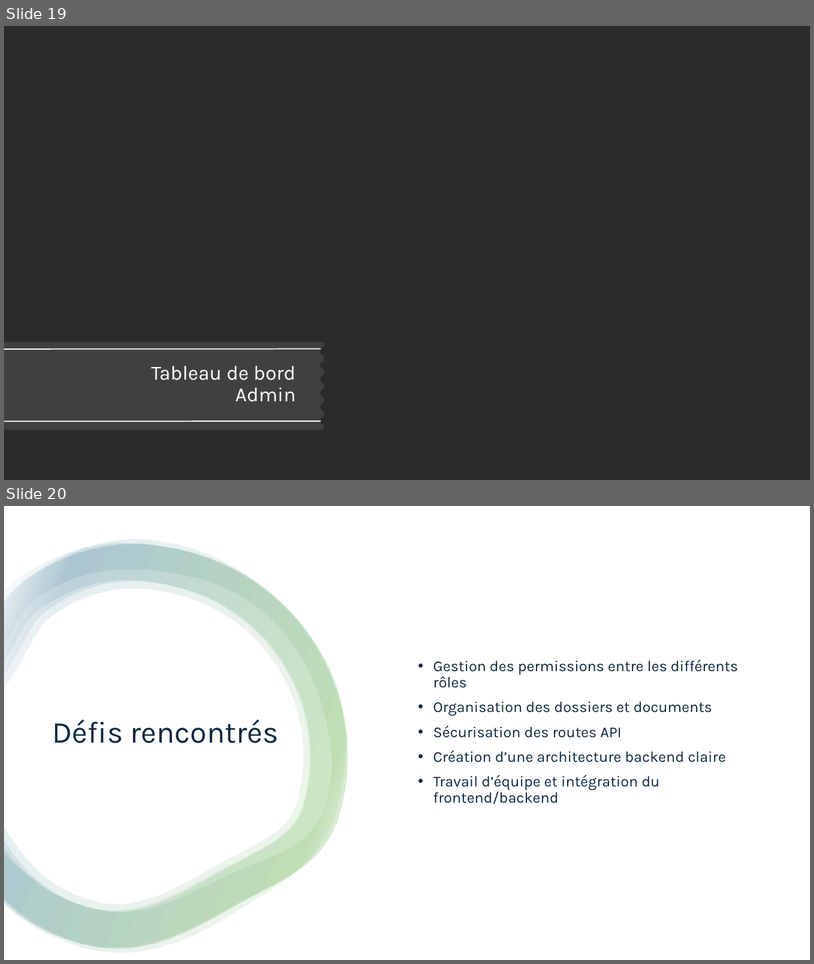
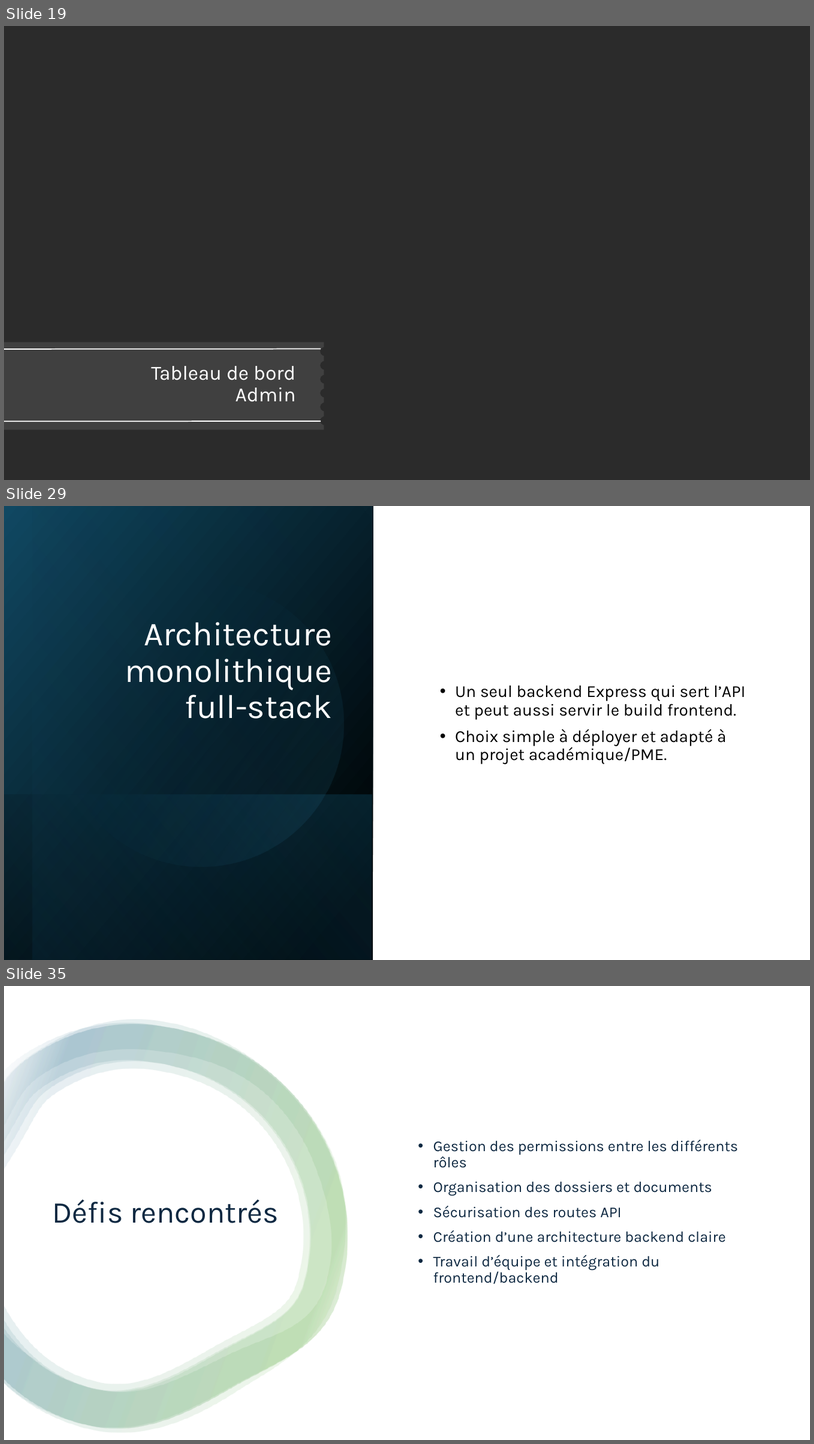
Before and after one commit to xpelletier07/Projet_Site_Immigration, a slide deck: Mandats/Mandat_3/Présentation.pptx. Shown one above the other, each under a label of ours: slides 19 and 20 before the commit, slides 19, 29 and 35 after it; the slides between them are not shown. The pictures are 814x964 and 814x1444 pixels, drawn with LibreOffice and Linux fonts; fonts in the diff are those of the drawing; background and template pictures are left out; a plain dark background stands for a picture behind light text. Boxes give left, top, right and bottom in pixels: in the first picture for what was removed or moved away, otherwise in the second. Text is boxed around its words. In the diff, an @@ line names an element or a change of style, - is before the commit and + after.

```diff
--- a/Mandats/Mandat_3/Présentation.pptx
+++ b/Mandats/Mandat_3/Présentation.pptx
@@ slide 29 added at box(4, 506, 810, 960), background #FFFFFF @@
@@ rectangle added at box(4, 506, 373, 960), fill gradient #000000 to #104862 @@
@@ rectangle added at box(33, 506, 374, 960), fill gradient #000000 to #156082 @@
@@ ellipse added at box(33, 555, 370, 892), fill gradient #156082 to #46B1E1 @@
@@ title added at box(125, 622, 332, 718), 40 pt, text #FFFFFF @@
+Architecture monolithique full-stack
@@ text added at box(455, 685, 746, 764), 20 pt, text #000000 @@
+• Un seul backend Express qui sert l’API et peut aussi servir le build frontend.
+• Choix simple à déployer et adapté à un projet académique/PME.
@@ rectangle added at box(4, 794, 372, 960), fill gradient #156082 to #000000 @@
@@ what was slide 20 is now slide 35 @@
```
Also in this commit, not shown: 3 slides changed, 15 other slides added.
